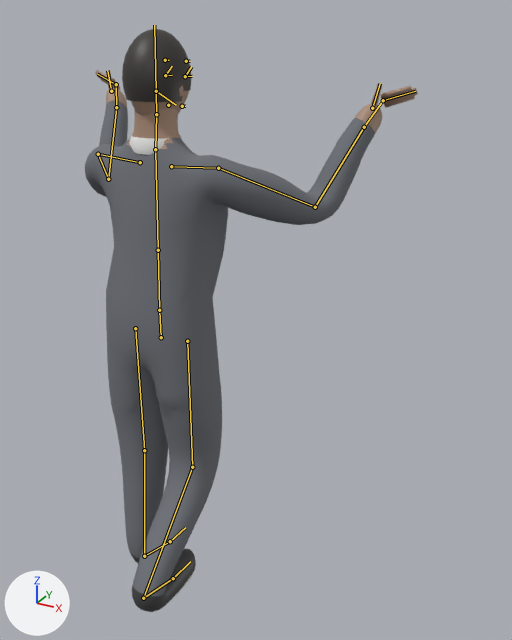
Two versions of the Blender file source_art/char_stranger_b.blend, one commit apart.
Before and after are seen from a camera (50 mm lens) standing at (1.197, -1.578, 1.873) and looking at (0.202, 0.231, 0.968). Arrows for +X, +Y and +Z are at lower left; the lights stay in place. The picture after the commit comes second. Both versions are drawn at frame 0 of the action 'carry'; the numbers are the values there. The bones that bend it are drawn over the model as lines.

In view in the first picture: 'stranger_b_Mesh'.
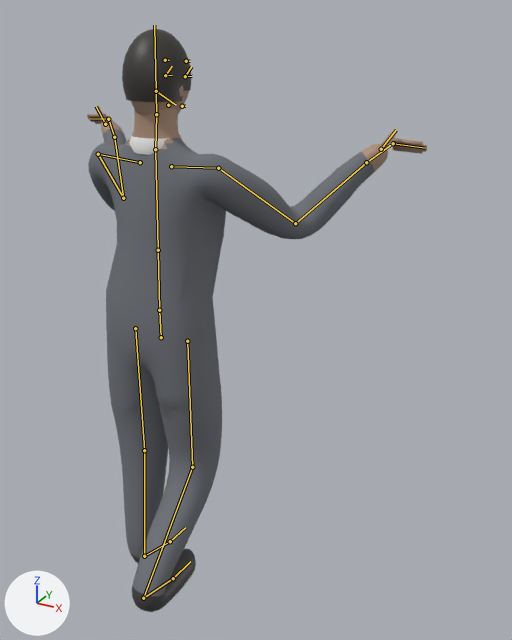
Where the change shows, as pixel boxes (x1, y1, x2, y2) in the pictures (512 x 640 px):
'stranger_b_Mesh', posed: before (85, 29, 418, 612); after (87, 29, 427, 612)
bone 'UpperArm.R', root to tip: before (218, 168) to (315, 207); after (218, 168) to (295, 223)
bone 'UpperArm.L', root to tip: before (98, 154) to (108, 179); after (98, 154) to (123, 198)

Diff of the bpy script that builds the scene:
```diff
--- a/source_art/char_stranger_b.blend.py
+++ b/source_art/char_stranger_b.blend.py
@@ bone_upperarm_r @@
 bone_upperarm_r = bpy.data.objects['Armature'].pose.bones['UpperArm.R']  # child of 'Shoulder.R'
-bone_upperarm_r.rotation_quaternion = (0.865, 0.413, 0.222, 0.18)  # degrees (55, 14, 31)
+bone_upperarm_r.rotation_quaternion = (0.858, 0.287, 0.303, 0.3)  # degrees (46, 20, 47)
@@ bone_upperarm_l @@
 bone_upperarm_l = bpy.data.objects['Armature'].pose.bones['UpperArm.L']  # child of 'Shoulder.L'
-bone_upperarm_l.rotation_quaternion = (0.865, 0.413, -0.222, -0.18)  # degrees (55, -14, -31)
+bone_upperarm_l.rotation_quaternion = (0.858, 0.287, -0.303, -0.3)  # degrees (46, -20, -47)
```
